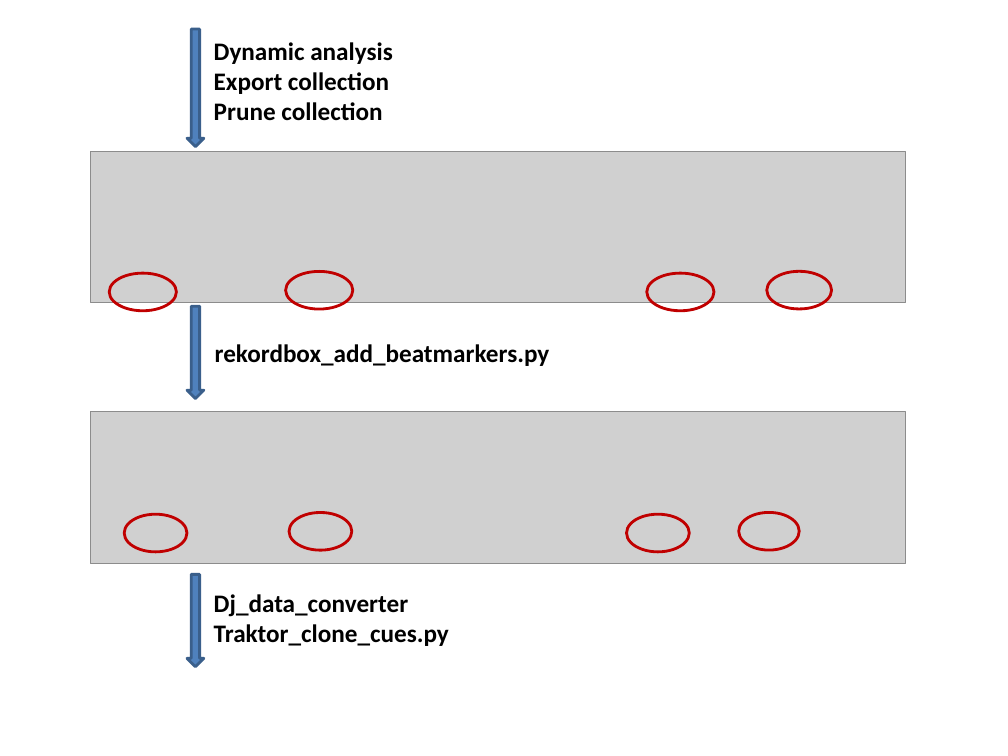
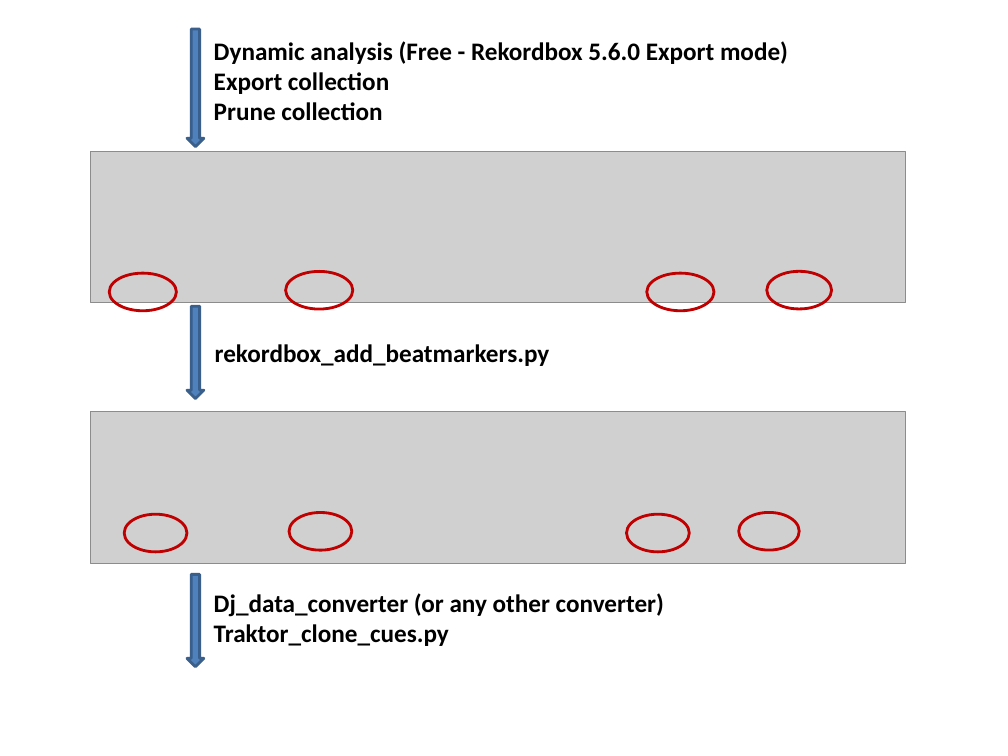
Before and after one commit to pestrela/music, a slide deck: slide 1 of traktor/pics/traktor_elastic_beatgrids.pptx. Drawn at 1008x756 pixels with LibreOffice and Linux fonts; fonts in the diff are those of the drawing; grey boxes stand for pictures. Boxes give left, top, right and bottom in pixels: in the first picture for what was removed or moved away, otherwise in the second. Text is boxed around its words. In the diff, an @@ line names an element or a change of style, - is before the commit and + after.

```diff
--- a/traktor/pics/traktor_elastic_beatgrids.pptx
+++ b/traktor/pics/traktor_elastic_beatgrids.pptx
@@ text at (214, 41, 788, 64): text changed @@
-Dynamic analysis
+Dynamic analysis (Free - Rekordbox 5.6.0 Export mode)
@@ text at (214, 593, 664, 617): text changed @@
-Dj_data_converter
+Dj_data_converter (or any other converter)
```
Also in this commit, not shown: 4 other files.
